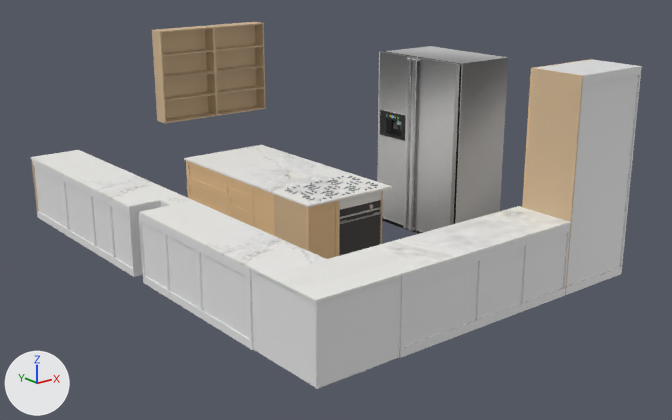
What one commit did to the glTF model Dore_KitchenV2.glb.
The view is the same before and after, from a 50 mm lens placed at (-3.88, -5.08, 3.43), pointed at (2.16, 2.48, 0.41). Every picture has the same lights, and +X, +Y and +Z are marked at lower left. The picture after the commit comes second. Where no turn or scale is listed for an object, it has been applied to the vertices.

Objects in the first picture: '1_Door_041_mesh_005', '1_Door_042_mesh_005', '2_Door_007_mesh_000', '2_Door_007_mesh_005', '4_Drawer_003_mesh_006', 'Corner_002_mesh_006', 'Corner_002_mesh_007', 'Worktop_025_mesh_000', 'Worktop_026_mesh_000', 'Worktop_027_mesh_000', 'Worktop_028_mesh_000', '_C-Double Door Fridge (Loose Mesh)' and 103 more.
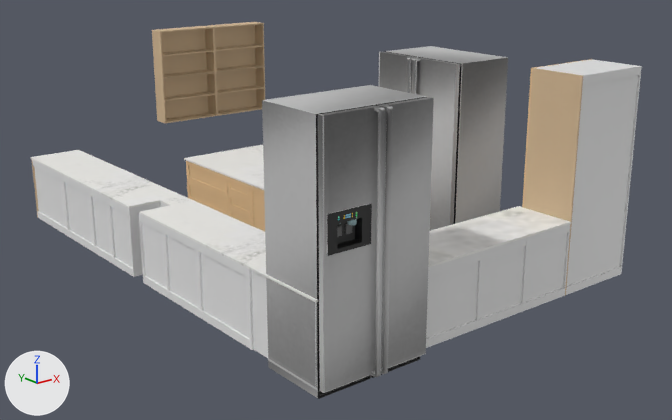
Location of each change, [x1, y1, x2, y2] in pixels of the pictures (672 x 420 px):
'Double Door Fridge', added
    after: [262, 85, 434, 399]

Diff of the bpy script that builds the scene:
```diff
--- a/Dore_KitchenV2.glb.py
+++ b/Dore_KitchenV2.glb.py
@@ me_double_door_fridge @@
+me_double_door_fridge.from_pydata(...)  # 691 vertices, 1370 faces; spans x 0.0..1.07, y -0.15..0.66, z -0.08..2.13
+me_double_door_fridge.materials.append(mat_7)  # picture img_m
+me_double_door_fridge.materials.append(mat_0137_black)  # black #000000
+me_double_door_fridge.materials.append(mat_defaultmaterial)  # white #e7e7e7
+me_double_door_fridge.materials.append(mat_8)  # picture img_m_001
+me_double_door_fridge.materials.append(mat_0136_charcoal)  # black #1e1e1e
+me_double_door_fridge.materials.append(mat_0088_aquamarine)  # green #80ffd5
+me_double_door_fridge.materials.append(mat_0087_cyan)  # cyan #00ffff
+me_double_door_fridge.materials.append(mat_0046_gold)  # yellow #ffd800
+me_double_door_fridge.materials.append(mat_0096_skyblue)  # cyan #88cfec
+me_double_door_fridge.materials.append(mat_0067_palegreen)  # green #99fb99
+me_double_door_fridge.materials.append(mat_0070_springgreen)  # green #00ff80
+me_double_door_fridge.materials.append(mat_0072_darkseagreen)  # greyish green #90bd90
+me_double_door_fridge.materials.append(mat_0134_dimgray)  # dark grey #696969
+me_double_door_fridge.materials.append(mat_9)  # cyan #c3e8ee
+me_double_door_fridge.materials.append(mat_0131_silver)  # light grey #c1c1c1
@@ ob_double_door_fridge @@
+ob_double_door_fridge = bpy.data.objects.new('Double Door Fridge', me_double_door_fridge)
+ob_double_door_fridge.location = (0.0, 0.0, 0.0)
```
